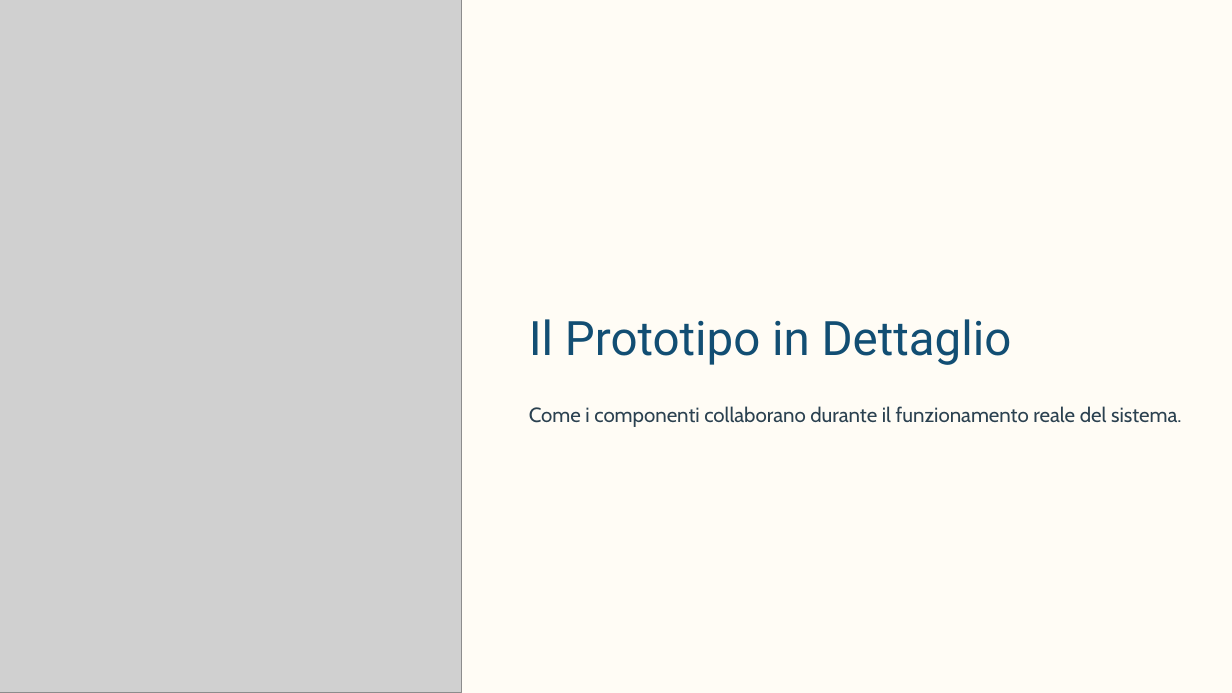
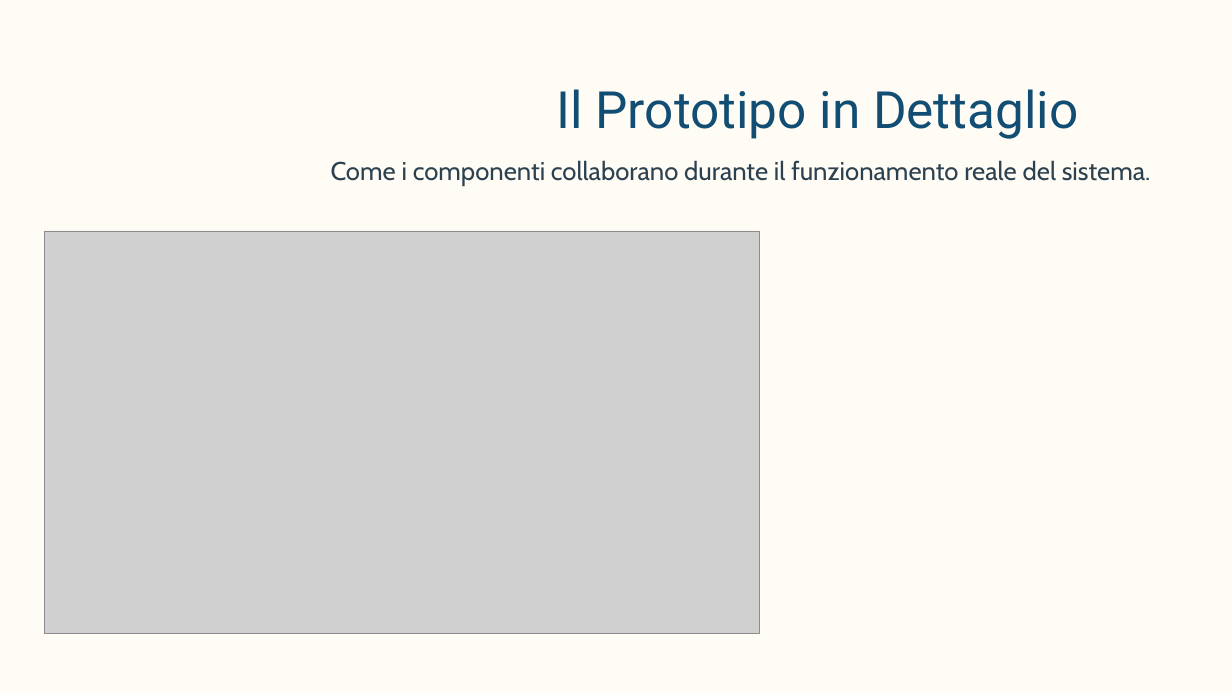
Before and after one commit to leolevro00/Smart-Study-Rooms, a slide deck: slide 9 of presentation/Smart-Study-Rooms.pptx. Drawn at 1232x693 pixels with LibreOffice and Linux fonts; fonts in the diff are those of the drawing; grey boxes stand for pictures; background and template pictures are left out. Boxes give left, top, right and bottom in pixels: in the first picture for what was removed or moved away, otherwise in the second. Text is boxed around its words. In the diff, an @@ line names an element or a change of style, - is before the commit and + after.

```diff
--- a/presentation/Smart-Study-Rooms.pptx
+++ b/presentation/Smart-Study-Rooms.pptx
@@ picture removed at (0, 0, 462, 693) @@
@@ text "Il Prototipo in Dettaglio": place and size @@
-text "Il Prototipo in Dettaglio" at (529, 319, 1012, 365)
+text "Il Prototipo in Dettaglio" at (557, 89, 1078, 139)
@@ text "Il Prototipo in Dettaglio" at (557, 89, 1078, 139): size 37 to 40 pt @@
@@ text "Come i componenti collaborano durante ...": place and size @@
-text "Come i componenti collaborano durante ..." at (529, 406, 1182, 427)
+text "Come i componenti collaborano durante ..." at (331, 160, 1151, 186)
@@ text "Come i componenti collaborano durante ..." at (331, 160, 1151, 186): size 16 to 20 pt @@
@@ picture added at (44, 231, 760, 633) @@
```
Also in this commit, not shown: 5 other slides changed.
